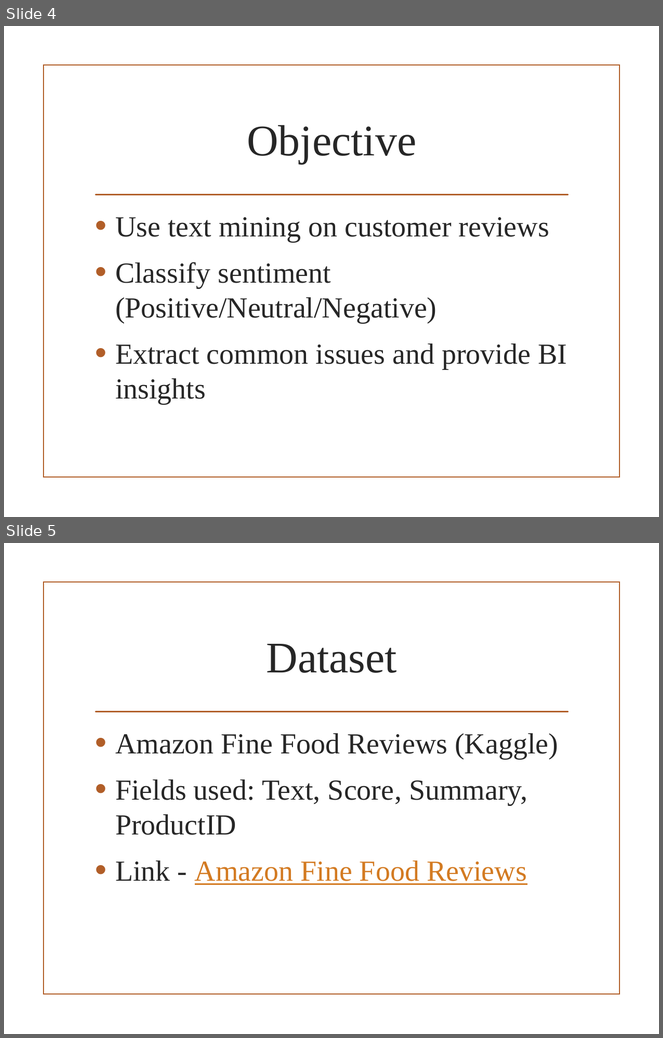
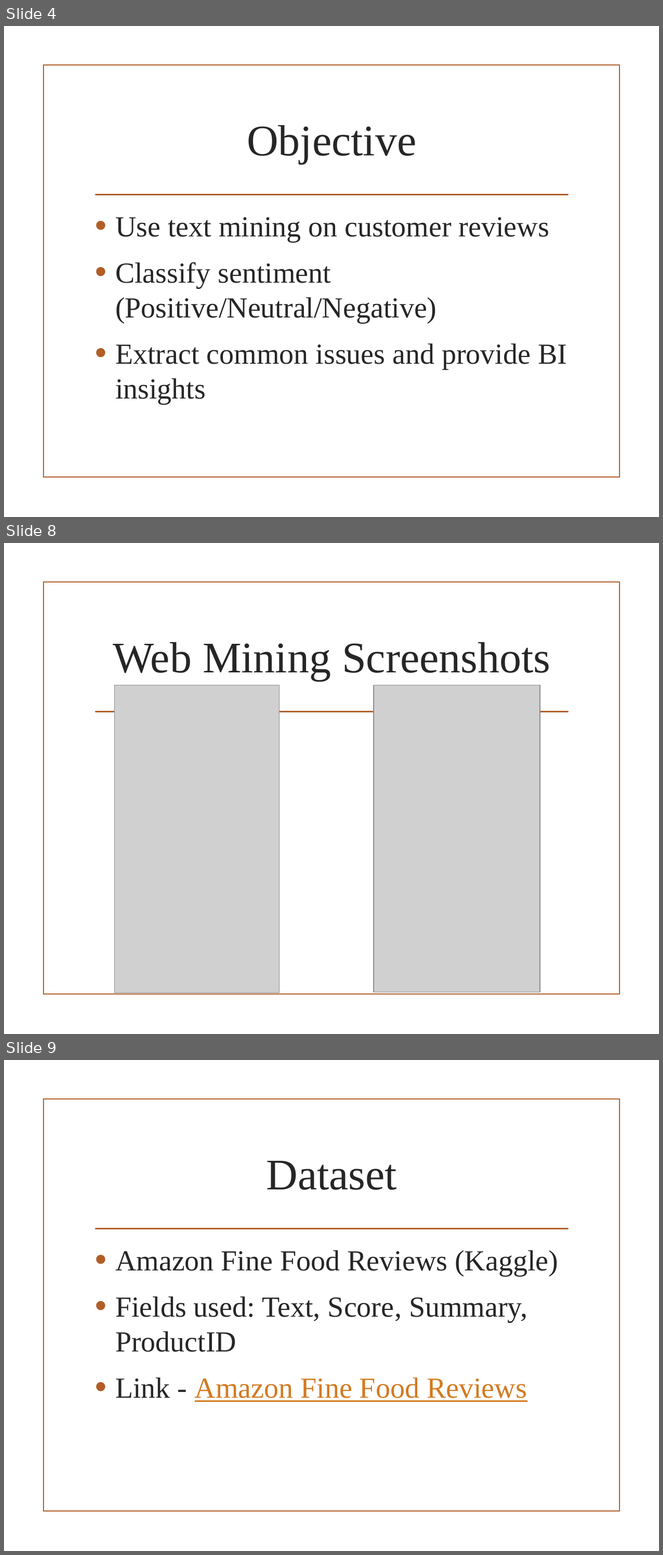
Before and after one commit to VedantKale106/BI-FA2, a slide deck: Amazon_Reviews_BI_Project.pptx. Shown one above the other, each under a label of ours: slides 4 and 5 before the commit, slides 4, 8 and 9 after it; the slides between them are not shown. The pictures are 663x1038 and 663x1555 pixels, drawn with LibreOffice and Linux fonts; fonts in the diff are those of the drawing; grey boxes stand for pictures; background and template pictures are left out. Boxes give left, top, right and bottom in pixels: in the first picture for what was removed or moved away, otherwise in the second. Text is boxed around its words. In the diff, an @@ line names an element or a change of style, - is before the commit and + after.

```diff
--- a/Amazon_Reviews_BI_Project.pptx
+++ b/Amazon_Reviews_BI_Project.pptx
@@ slide 8 added at (4,543,659,1034), background picture (left out); not listed: 2 template elements that a slide beside it also shows @@
@@ title added at (113,642,551,681), 48 pt, text #262626 @@
+Web Mining Screenshots
@@ picture added at (114,685,279,993) @@
@@ picture added at (374,685,540,992) @@
@@ what was slide 5 is now slide 9 @@
```
Also in this commit, not shown: 3 other slides added, 1 other file.
